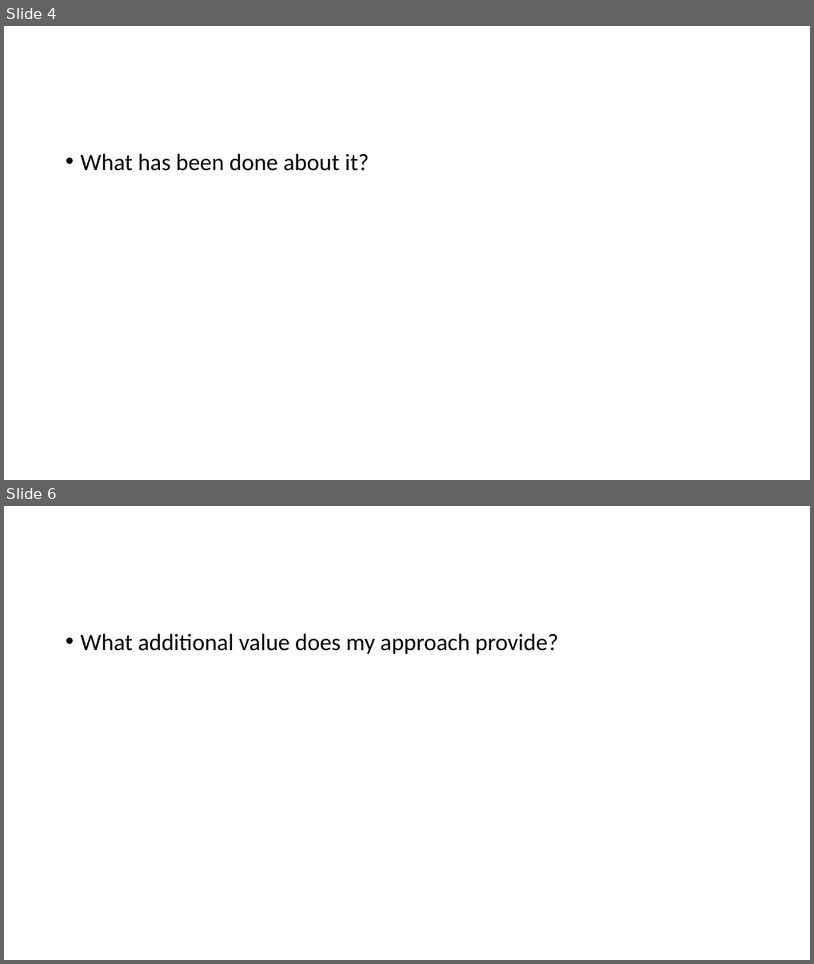
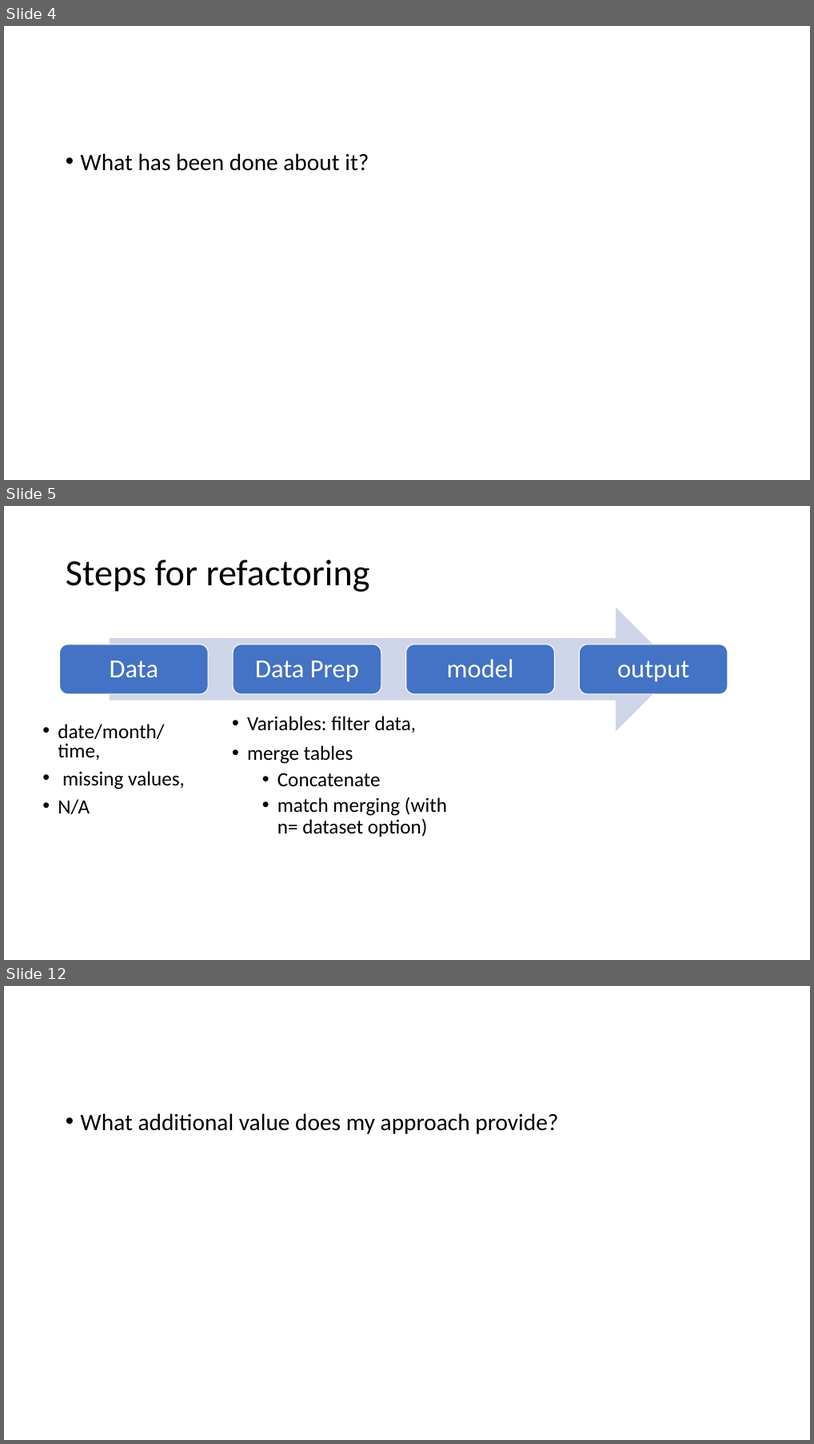
Before and after one commit to wx2123/WSDS-2026-OH, a slide deck: 2026 WSDS - Wujian Xue.pptx. Shown one above the other, each under a label of ours: slides 4 and 6 before the commit, slides 4, 5 and 12 after it; the slides between them are not shown. The pictures are 814x964 and 814x1444 pixels, drawn with LibreOffice and Linux fonts; fonts in the diff are those of the drawing. Boxes give left, top, right and bottom in pixels: in the first picture for what was removed or moved away, otherwise in the second. Text is boxed around its words. In the diff, an @@ line names an element or a change of style, - is before the commit and + after.

```diff
--- a/2026 WSDS - Wujian Xue.pptx
+++ b/2026 WSDS - Wujian Xue.pptx
@@ slide 5 added at [4,506,810,960], background #FFFFFF @@
@@ title added at [66,560,370,592], 44 pt, text #000000 @@
+Steps for refactoring
@@ group added at [60,607,729,732]: 4 rounded rectangles, 4 texts, 1 right arrow @@
+Data
+Data Prep
+model
+output
@@ text added at [247,716,447,836], 24 pt, text #000000 @@
+• Variables: filter data,
+• merge tables
+  • Concatenate
+  • match merging (with n= dataset option)
@@ text added at [58,724,185,814], 24.1 pt, text #000000 @@
+• date/month/time,
+• missing values,
+• N/A
@@ what was slide 6 is now slide 12 @@
```
Also in this commit, not shown: 5 slides changed, 5 other slides added.
